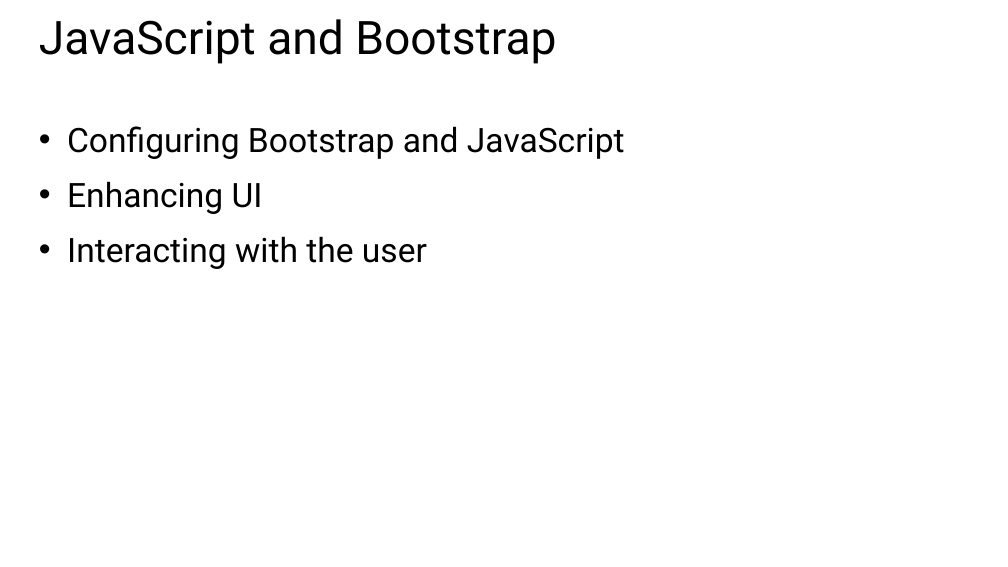
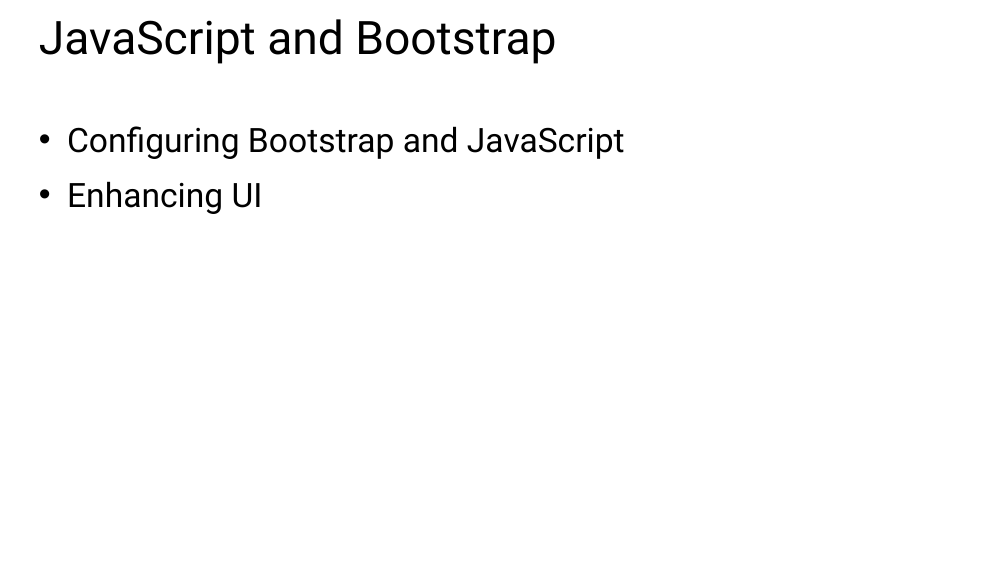
Before and after one commit to zmy/Bootstrap-edX, a slide deck: slide 2 of Slides/Week 2 - Part 1 - Page design.pptx. Drawn at 1008x567 pixels with LibreOffice and Linux fonts; fonts in the diff are those of the drawing. Boxes give left, top, right and bottom in pixels: in the first picture for what was removed or moved away, otherwise in the second. Text is boxed around its words. In the diff, an @@ line names an element or a change of style, - is before the commit and + after.

```diff
--- a/Slides/Week 2 - Part 1 - Page design.pptx
+++ b/Slides/Week 2 - Part 1 - Page design.pptx
@@ text at (x1=67, y1=236, x2=427, y2=269): paragraph removed @@
-• Interacting with the user
```
Also in this commit, not shown: 1 other slide changed, 11 other files.
